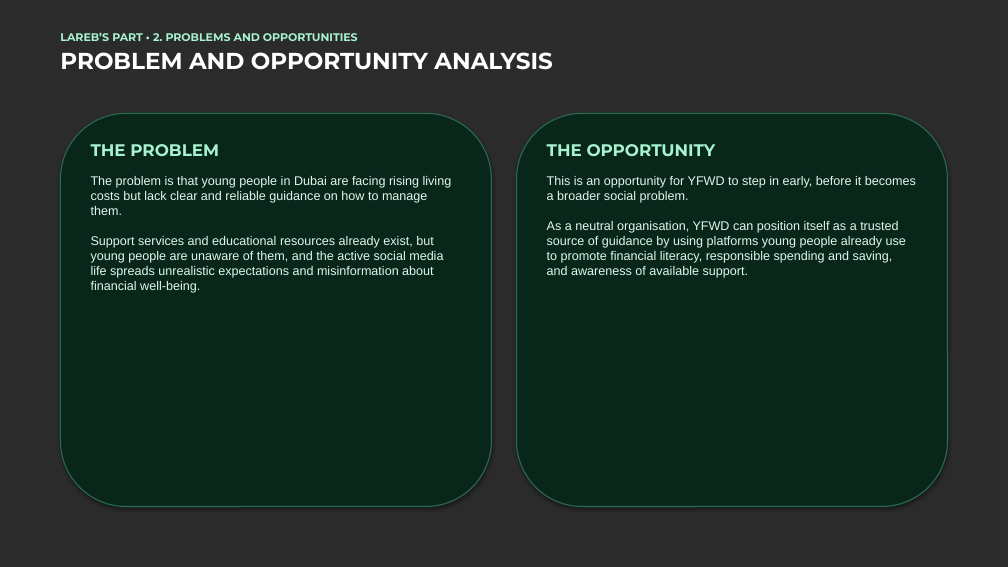
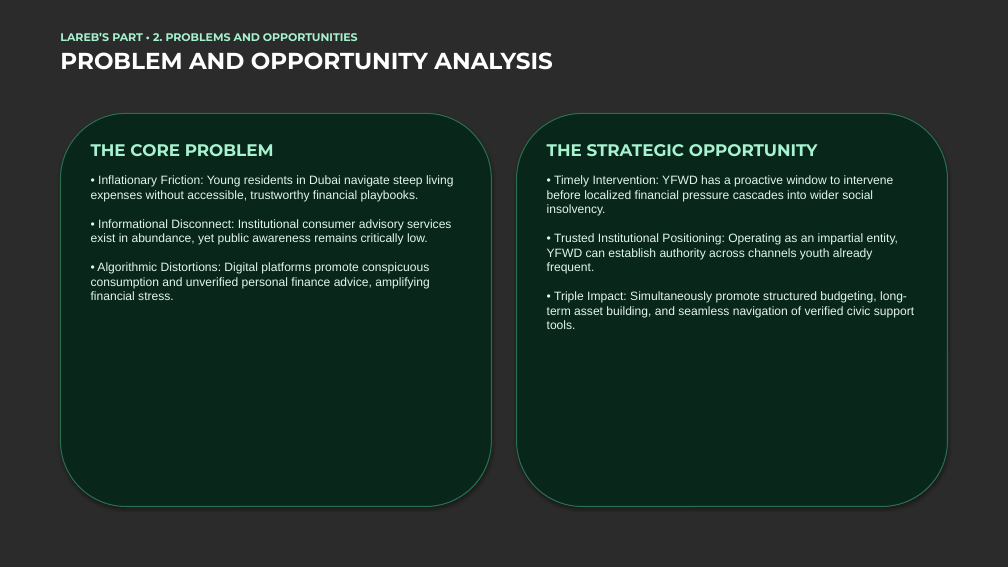
Before and after one commit to balaji4948/dubai-life-smarter-finances-com345, a slide deck: slide 4 of Dubai_Life_Smarter_Finances_COM345.pptx. Drawn at 1008x567 pixels with LibreOffice and Linux fonts; fonts in the diff are those of the drawing; background and template pictures are left out; a plain dark background stands for a picture behind light text. Boxes give left, top, right and bottom in pixels: in the first picture for what was removed or moved away, otherwise in the second. Text is boxed around its words. In the diff, an @@ line names an element or a change of style, - is before the commit and + after.

```diff
--- a/Dubai_Life_Smarter_Finances_COM345.pptx
+++ b/Dubai_Life_Smarter_Finances_COM345.pptx
@@ text at (x1=91, y1=144, x2=454, y2=300): text changed; size 12 to 11.5 pt @@
-THE PROBLEM
-The problem is that young people in Dubai are facing rising living costs but lack clear and reliable guidance on how to manage them.
-Support services and educational resources already exist, but young people are unaware of them, and the active social media life spreads unrealistic expectations and misinformation about financial well-being.
+THE CORE PROBLEM
+• Inflationary Friction: Young residents in Dubai navigate steep living expenses without accessible, trustworthy financial playbooks.
+• Informational Disconnect: Institutional consumer advisory services exist in abundance, yet public awareness remains critically low.
+• Algorithmic Distortions: Digital platforms promote conspicuous consumption and unverified personal finance advice, amplifying financial stress.
@@ text at (x1=547, y1=144, x2=914, y2=329): text changed; size 12 to 11.5 pt @@
-THE OPPORTUNITY
-This is an opportunity for YFWD to step in early, before it becomes a broader social problem.
-As a neutral organisation, YFWD can position itself as a trusted source of guidance by using platforms young people already use to promote financial literacy, responsible spending and saving, and awareness of available support.
+THE STRATEGIC OPPORTUNITY
+• Timely Intervention: YFWD has a proactive window to intervene before localized financial pressure cascades into wider social insolvency.
+• Trusted Institutional Positioning: Operating as an impartial entity, YFWD can establish authority across channels youth already frequent.
+• Triple Impact: Simultaneously promote structured budgeting, long-term asset building, and seamless navigation of verified civic support tools.
```
Also in this commit, not shown: 10 other slides changed, 2 slides added, 1 slide removed, 4 other files.
